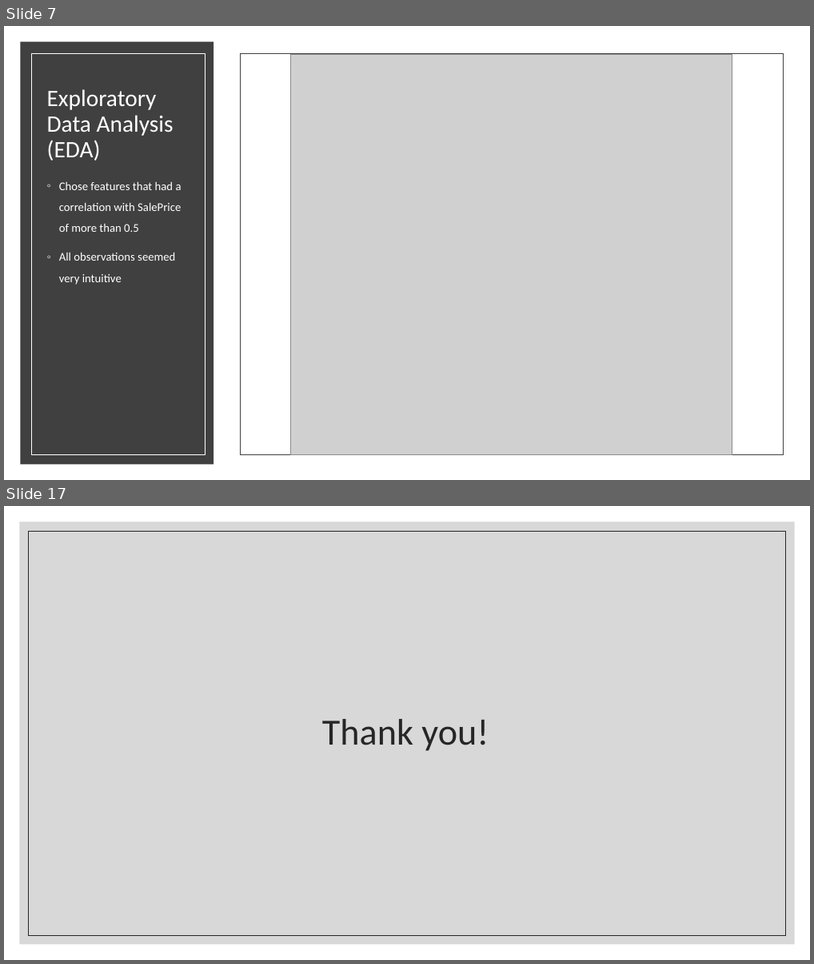
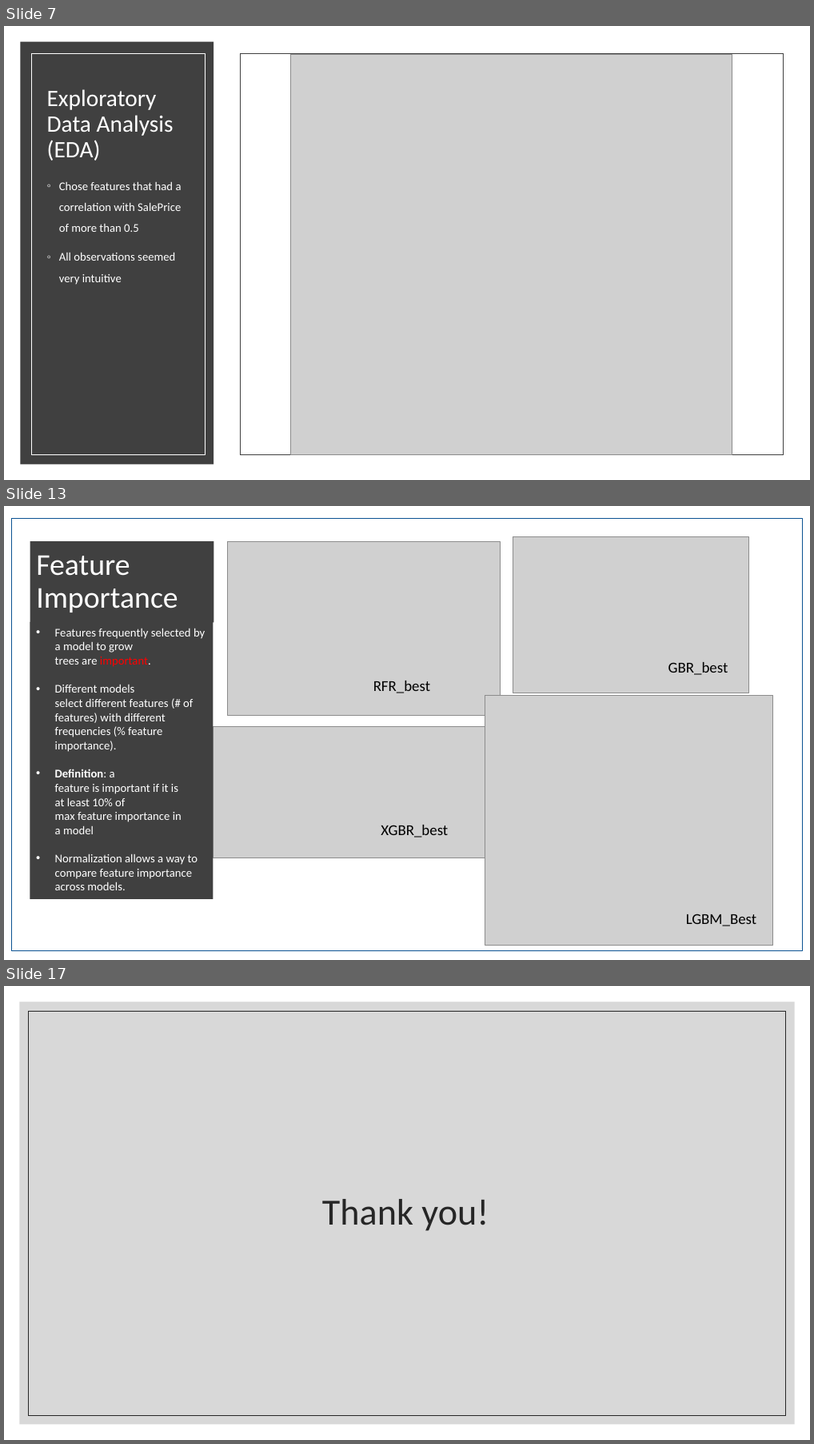
Before and after one commit to WilliamJHan/AmesHousePriceML, a slide deck: Ames House Price Prediction.pptx. Shown one above the other, each under a label of ours: slides 7 and 17 before the commit, slides 7, 13 and 17 after it; the slides between them are not shown. The pictures are 814x964 and 814x1444 pixels, drawn with LibreOffice and Linux fonts; fonts in the diff are those of the drawing; grey boxes stand for pictures. Boxes give left, top, right and bottom in pixels: in the first picture for what was removed or moved away, otherwise in the second. Text is boxed around its words. In the diff, an @@ line names an element or a change of style, - is before the commit and + after.

```diff
--- a/Ames House Price Prediction.pptx
+++ b/Ames House Price Prediction.pptx
@@ slide 13 added at [4, 506, 810, 960], background #FFFFFF @@
@@ rectangle added at [11, 519, 803, 951], fill #FFFFFF, outline #0B5292 1 pt @@
@@ title added at [30, 541, 214, 622], fill #404040, 36 pt, text #FFFFFF @@
+Feature Importance
@@ picture added at [228, 542, 501, 716] @@
@@ picture added at [514, 537, 750, 693] @@
@@ rectangle added at [30, 621, 214, 899], fill #404040, 14 pt, text #FFFFFF @@
+• Features frequently selected by a model to grow trees are important.
+• Different models select different features (# of features) with different frequencies (% feature importance).
+• Definition: a feature is important if it is at least 10% of max feature importance in a model
+• Normalization allows a way to compare feature importance across models.
@@ text added at [669, 662, 729, 675], 18 pt, text #000000 @@
+GBR_best
@@ text added at [374, 680, 430, 693], 18 pt, text #000000 @@
+RFR_best
@@ picture added at [486, 696, 774, 944] @@
@@ picture added at [214, 726, 485, 857] @@
@@ text added at [381, 824, 448, 837], 18 pt, text #000000 @@
+XGBR_best
@@ text added at [686, 913, 757, 926], 18 pt, text #000000 @@
+LGBM_Best
```
Also in this commit, not shown: 6 slides changed, 3 other slides added, 4 slides removed, 19 other files.
